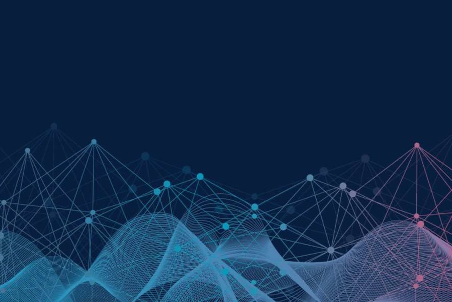
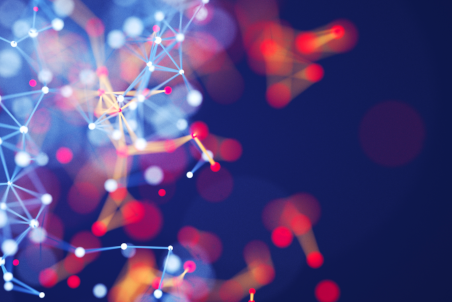
The second 452x302 image is a revision of the first. Changes to its layers:
added layer "b6" above "b5" over (x1=0, y1=0, x2=452, y2=302)
